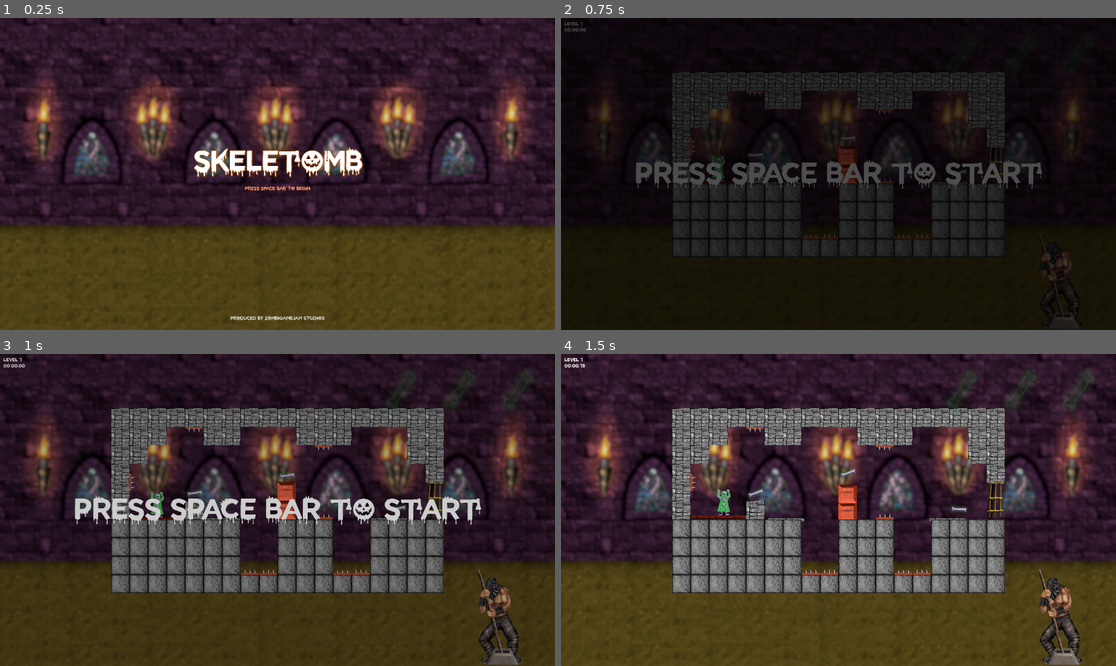
Above: before the commit, frames 1-4 (two rows, left to right).
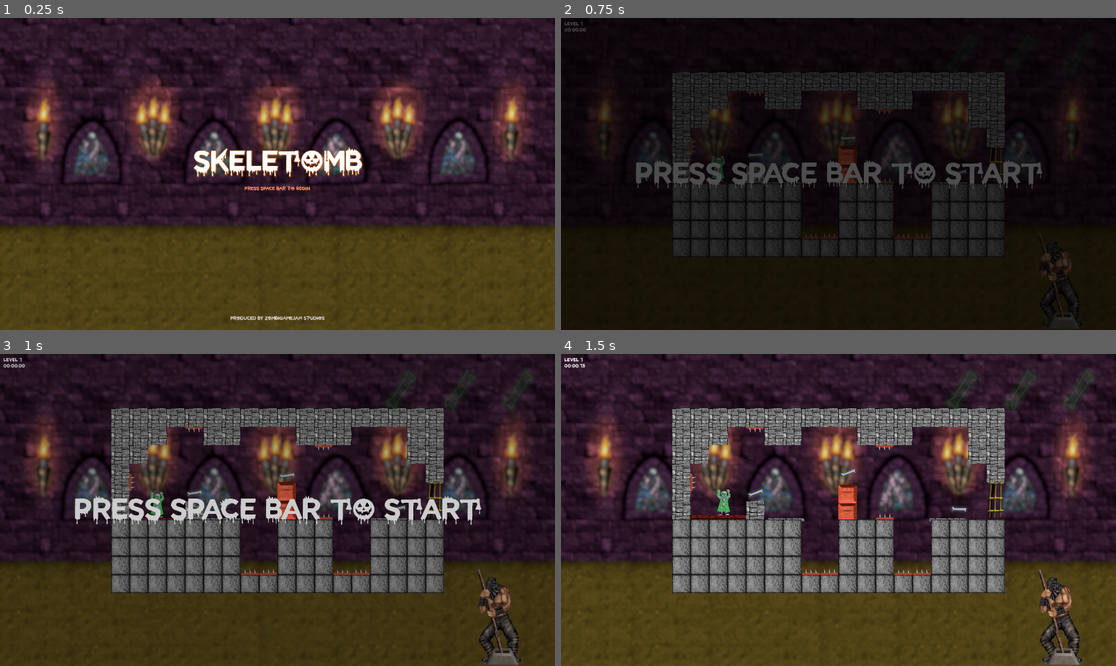
Above: after the commit, the same moments.

Repository: Drew-Wagner/Spectros
Game: Godot game, scene res://scenes/main_menu.tscn
The game is run twice, just before and just after one commit, with the same random seed, the same clock (stepped at 60 frames per second) and the same inputs. Sound files missing from this copy of the repository are replaced by a short silence.
Inputs:
- Up to frame 1 (0.25 s): no input
- Up to frame 2 (0.75 s): click "PRESS SPACE BAR TO BEGIN" at 0.5 s
- Up to frame 3 (1 s): no input
- Up to frame 4 (1.5 s): tap Space (toggle) at 1.25, 1.35 s

The runs differ from the first frame. In frame 1, 0.6% of the frame differs, in the area x 34-66%, y 41-56%; in frame 2, nothing differs; in frame 3, nothing differs; in frame 4, nothing differs.

Commit message:
clean up main menu

Diff:
--- a/scenes/main_menu.tscn
+++ b/scenes/main_menu.tscn
@@ -20,26 +20,21 @@
 grow_vertical = 2
 texture = ExtResource("1_o5iy1")
 
-[node name="GridContainer" type="GridContainer" parent="."]
+[node name="Center" type="HBoxContainer" parent="."]
 anchors_preset = 15
 anchor_right = 1.0
 anchor_bottom = 1.0
 grow_horizontal = 2
 grow_vertical = 2
-columns = 3
-
-[node name="Spacer" type="Control" parent="GridContainer"]
-layout_mode = 2
-size_flags_horizontal = 3
-size_flags_vertical = 3
-
-[node name="Title" type="VBoxContainer" parent="GridContainer"]
-layout_mode = 2
-size_flags_horizontal = 3
-size_flags_vertical = 3
 alignment = 1
 
-[node name="Title" type="Label" parent="GridContainer/Title"]
+[node name="Title" type="VBoxContainer" parent="Center"]
+layout_mode = 2
+size_flags_horizontal = 6
+size_flags_vertical = 6
+alignment = 1
+
+[node name="Title" type="Label" parent="Center/Title"]
 layout_mode = 2
 theme_type_variation = &"HeaderLarge"
 text = "SKELETOMB"
@@ -47,20 +42,15 @@
 horizontal_alignment = 1
 vertical_alignment = 1
 
-[node name="MarginContainer" type="MarginContainer" parent="GridContainer/Title"]
+[node name="MarginContainer" type="MarginContainer" parent="Center/Title"]
 layout_mode = 2
 theme_override_constants/margin_top = 32
 theme_override_constants/margin_bottom = 32
 
-[node name="Button" type="Button" parent="GridContainer/Title/MarginContainer"]
+[node name="Button" type="Button" parent="Center/Title/MarginContainer"]
 layout_mode = 2
 shortcut = ExtResource("1_bixpp")
 text = "PRESS SPACE BAR TO BEGIN"
-
-[node name="Spacer2" type="Control" parent="GridContainer"]
-layout_mode = 2
-size_flags_horizontal = 3
-size_flags_vertical = 3
 
 [node name="MarginContainer" type="MarginContainer" parent="."]
 anchors_preset = 7
@@ -90,4 +80,4 @@
 [node name="SceneNavigation" type="Node" parent="."]
 script = ExtResource("2_kgo7m")
 
-[connection signal="pressed" from="GridContainer/Title/MarginContainer/Button" to="SceneNavigation" method="go_to" binds= ["res://scenes/game.tscn"]]
+[connection signal="pressed" from="Center/Title/MarginContainer/Button" to="SceneNavigation" method="go_to" binds= ["res://scenes/game.tscn"]]
